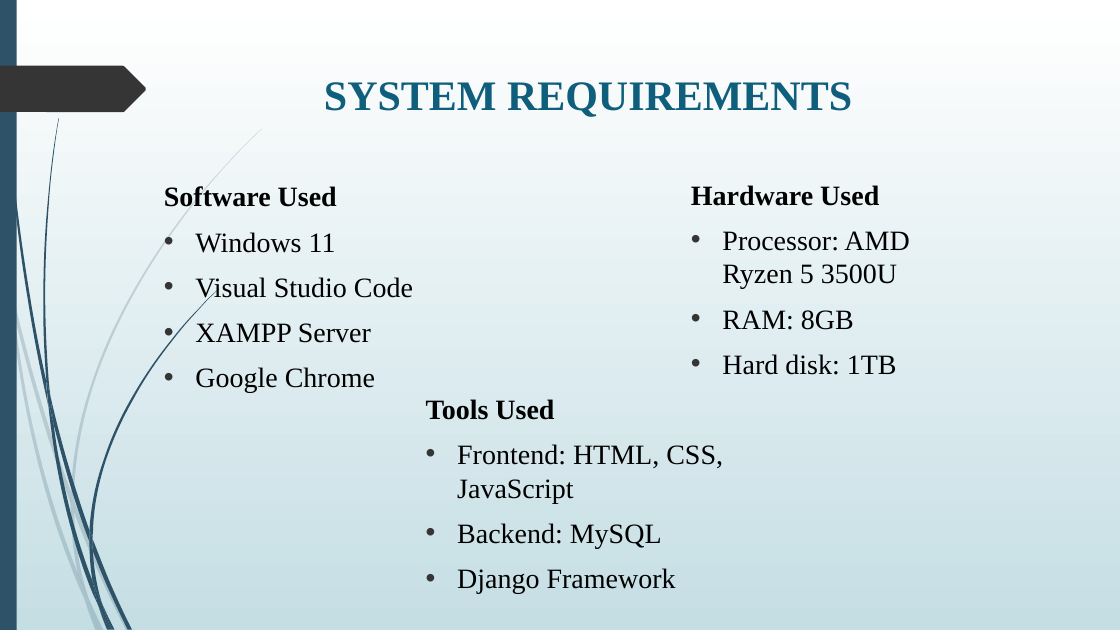
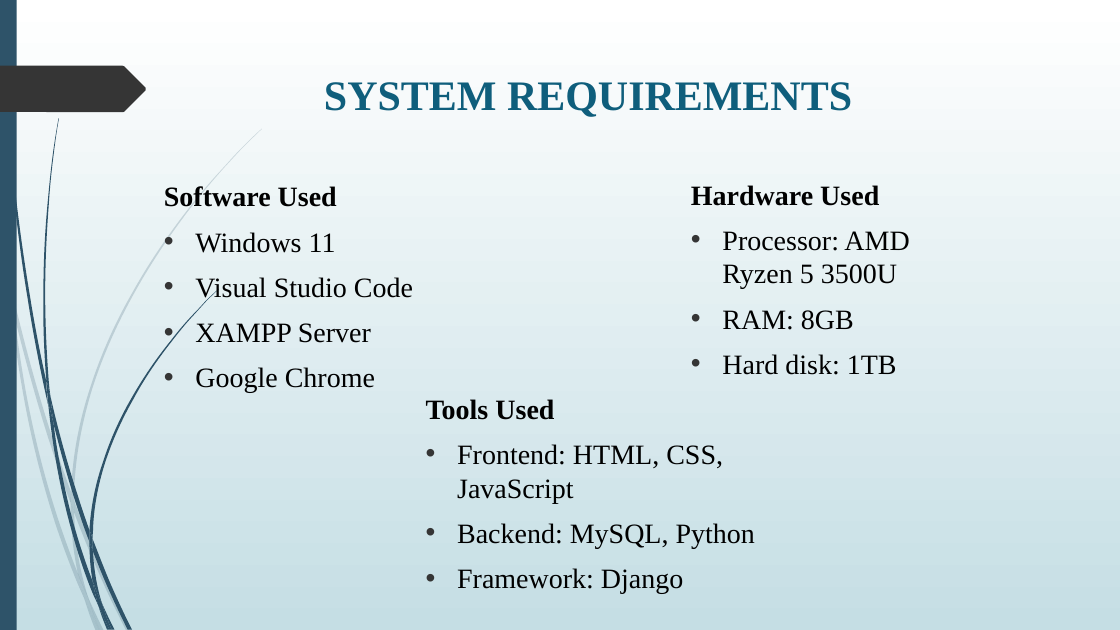
Before and after one commit to Harshith5S/VDP_Solutions, a slide deck: slide 9 of presentation.pptx. Drawn at 1120x630 pixels with LibreOffice and Linux fonts; fonts in the diff are those of the drawing. Boxes give left, top, right and bottom in pixels: in the first picture for what was removed or moved away, otherwise in the second. Text is boxed around its words. In the diff, an @@ line names an element or a change of style, - is before the commit and + after.

```diff
--- a/presentation.pptx
+++ b/presentation.pptx
@@ text at (x1=457, y1=523, x2=755, y2=594): text changed @@
-• Backend: MySQL
-• Django Framework
+• Backend: MySQL, Python
+• Framework: Django
```
Also in this commit, not shown: 1 other slide changed.
